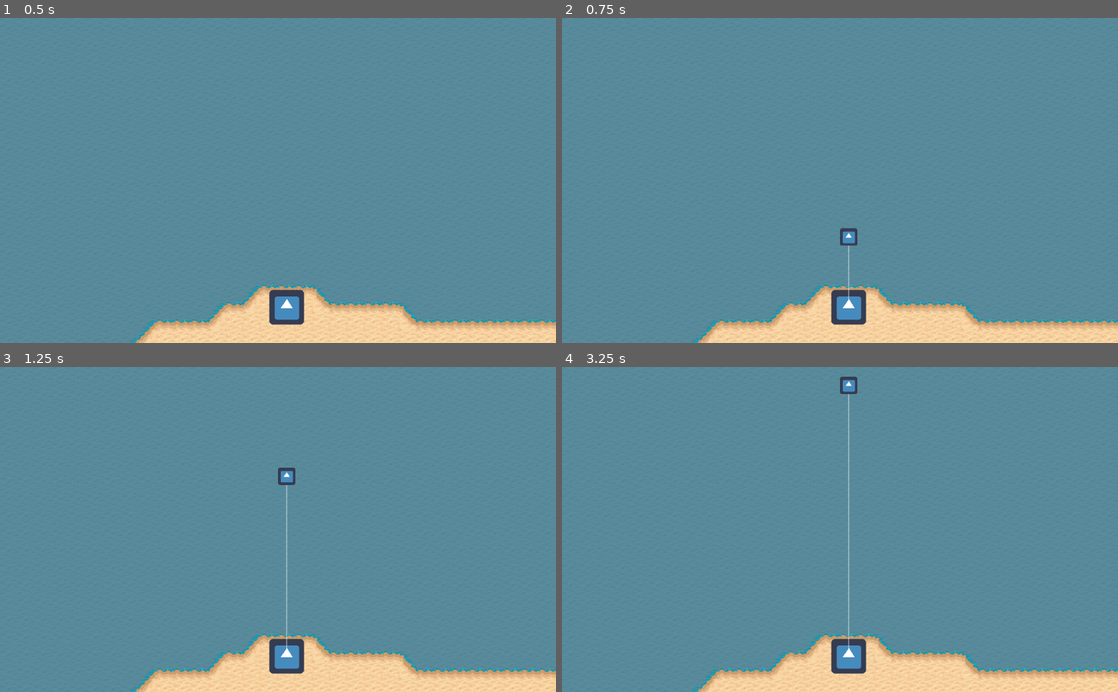
Above: before the commit, frames 1-4 (two rows, left to right).
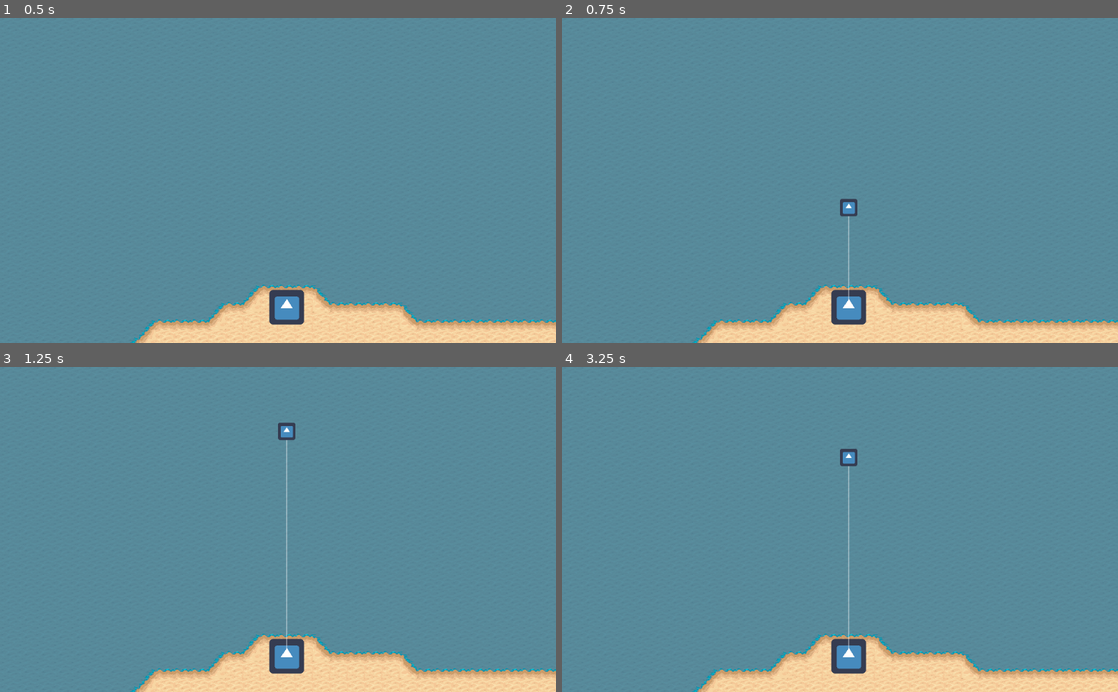
Above: after the commit, the same moments.

Repository: theludovyc/Godot_Fishing
Game: Godot game, scene res://Scene/Game.tscn
Same seed, same stepped clock (60 frames per second), same inputs: the game is played once before the commit and once after it. The engine's default icon, where the game draws it, is replaced by a stand-in: a white triangle on a blue panel in a dark square.
Inputs:
- Up to frame 1 (0.5 s): no input
- Up to frame 2 (0.75 s): tap Enter (ui_accept) at 0.5 s; hold Enter (ui_accept) from 0.53 s (still down)
- Up to frame 3 (1.25 s): keep holding Enter (ui_accept)
- Up to frame 4 (3.25 s): release Enter (ui_accept) at 1.28 s; tap Enter (ui_accept) at 1.35, 1.52, 1.82, 2.85, 3.02 s; hold Enter (ui_accept) 2.03-2.78 s

Frame 1 is identical in both runs. In frame 2, 0.3% of the frame differs, in the area x 50-54%, y 55-71%; in frame 3, 0.3%; in frame 4, 0.4%, in the area x 50-54%, y 2-31%.

Commit message:
start catch

Diff:
--- a/Scene/Game.tscn
+++ b/Scene/Game.tscn
@@ -17,25 +17,25 @@
 format = 1
 tile_data = PoolIntArray( 65535, 1, 0, 0, 1, 0, 1, 1, 0, 2, 1, 0, 3, 1, 0, 4, 1, 0, 5, 1, 0, 6, 1, 0, 7, 1, 0, 8, 1, 0, …(9978 unchanged characters)…
 
-[node name="Area2D" type="Area2D" parent="."]
+[node name="Player" type="Area2D" parent="."]
 position = Vector2( 528, 534 )
 script = ExtResource( 2 )
 __meta__ = {
 "_edit_group_": true
 }
 
-[node name="Player" type="Sprite" parent="Area2D"]
+[node name="Sprite" type="Sprite" parent="Player"]
 texture = ExtResource( 1 )
 
-[node name="Line2D" type="Line2D" parent="Area2D"]
+[node name="Line2D" type="Line2D" parent="Player"]
 points = PoolVector2Array( 0, 0, 0, 0 )
 width = 2.0
 default_color = Color( 1, 1, 1, 0.470588 )
 
-[node name="AudioStreamPlayer" type="AudioStreamPlayer" parent="Area2D"]
+[node name="AudioStreamPlayer" type="AudioStreamPlayer" parent="Player"]
 stream = ExtResource( 3 )
 
-[node name="CollisionShape2D" type="CollisionShape2D" parent="Area2D"]
+[node name="CollisionShape2D" type="CollisionShape2D" parent="Player"]
 shape = SubResource( 1 )
 
 [node name="AudioStreamPlayer" type="AudioStreamPlayer" parent="."]
@@ -43,4 +43,4 @@
 volume_db = -10.0
 autoplay = true
 
-[connection signal="area_entered" from="Area2D" to="Area2D" method="_on_Area2D_area_entered"]
+[connection signal="area_entered" from="Player" to="Player" method="_on_Area2D_area_entered"]
--- a/Script/Flotteur.gd
+++ b/Script/Flotteur.gd
@@ -8,21 +8,17 @@
 onready var sprite = $Sprite
 onready var audio = $AudioStreamPlayer2D
 
-enum State {Lancer = 0, WaitingFish, Aspiration, WaitingCatch, Catch, Loose}
+enum State {Lancer = 0, Move, WaitingFish, Aspiration, WaitingCatch, Catch, Loose}
 
 var state = State.Lancer
 
 func lancer(force:float):
-	tween.interpolate_property(self, "position:y", null, position.y - force, 3, Tween.TRANS_QUART, Tween.EASE_OUT)
-	timer.start(2)
+	tween.interpolate_property(self, "position:y", null, position.y - force, 2, Tween.TRANS_QUART, Tween.EASE_OUT)
+	timer.start(1)
 	tween.start()
 
 func _on_Tween_tween_all_completed():
 	match(state):
-		State.Lancer:
-			state = State.WaitingFish
-			monitorable = true
-			timer.start(1) #rand_range(3, 5))
 		State.Aspiration:
 			state = State.WaitingCatch
 			timer.start(1)
@@ -43,7 +39,11 @@
 func _on_Timer_timeout():
 	match(state):
 		State.Lancer:
+			tween.remove(self)
 			audio.play()
+			state = State.WaitingFish
+			monitorable = true
+			timer.start(1) #rand_range(3, 5))
 		State.WaitingFish:
 			aspiration(0.5)
 			state = State.Aspiration
@@ -53,6 +53,10 @@
 
 func isInWater() -> bool:
 	return state != State.Lancer
+
+func doMove():
+	remonte()
+	state = State.Move
 
 func canCatch() -> bool:
 	return state == State.WaitingCatch
--- a/Script/Player.gd
+++ b/Script/Player.gd
@@ -19,9 +19,6 @@
 
 # Called every frame. 'delta' is the elapsed time since the previous frame.
 func _process(delta):
-	if flotteur:
-		line.set_point_position(1, to_local(flotteur.global_position))
-
 	if Input.is_action_just_pressed("ui_accept"):
 		if !flotteur:
 			flotteur = Flotteur.instance()
@@ -29,25 +26,34 @@
 			get_parent().add_child(flotteur)
 			flotteur.lancer(500)
 		else:
-			if flotteur.canCatch():
-				print("hello")
-				flotteur.doCatch()
-			else:
-				flotteur.reset()
-				print("hello1")
+			if flotteur.isInWater():
+				if flotteur.canCatch():
+					print("doCatch")
+					flotteur.doCatch()
+				else:
+					print("doMove")
+					flotteur.doMove()
 
-	if flotteur and Input.is_action_pressed("ui_accept"):
+	if flotteur:
+		line.set_point_position(1, to_local(flotteur.global_position))
+
 		if flotteur.isInWater():
+			if Input.is_action_pressed("ui_accept"):
 				if !isMouliner:
 					isMouliner = true
 					audio.play()
 				flotteur.position.y += 100 * delta
 
-	if isMouliner and Input.is_action_just_released("ui_accept"):
+			if isMouliner and Input.is_action_just_released("ui_accept"):
+				isMouliner = false
+				audio.stop()
+
+
+func _on_Area2D_area_entered(area:Area2D):
+	if area.name == "Flotteur":
+		area.kill_me()
 		isMouliner = false
 		audio.stop()
-
-
-func _on_Area2D_area_entered(area):
-	print(area.name)
+		line.set_point_position(1, Vector2.ZERO)
+		flotteur = null
 	pass # Replace with function body.
